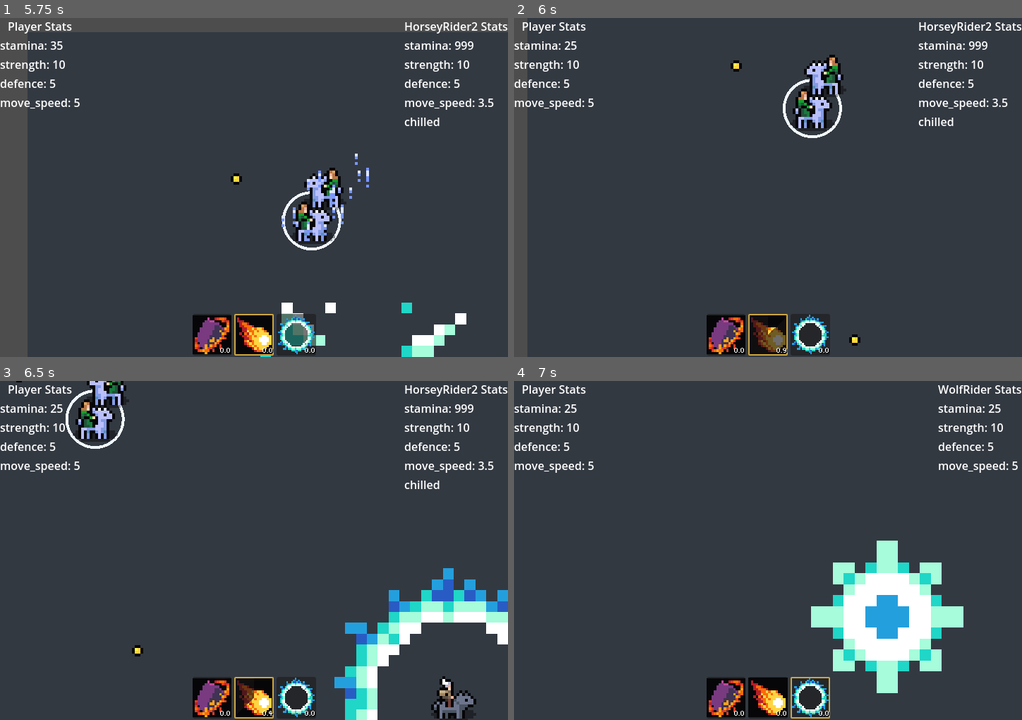
Above: before the commit, frames 1-4 (two rows, left to right).
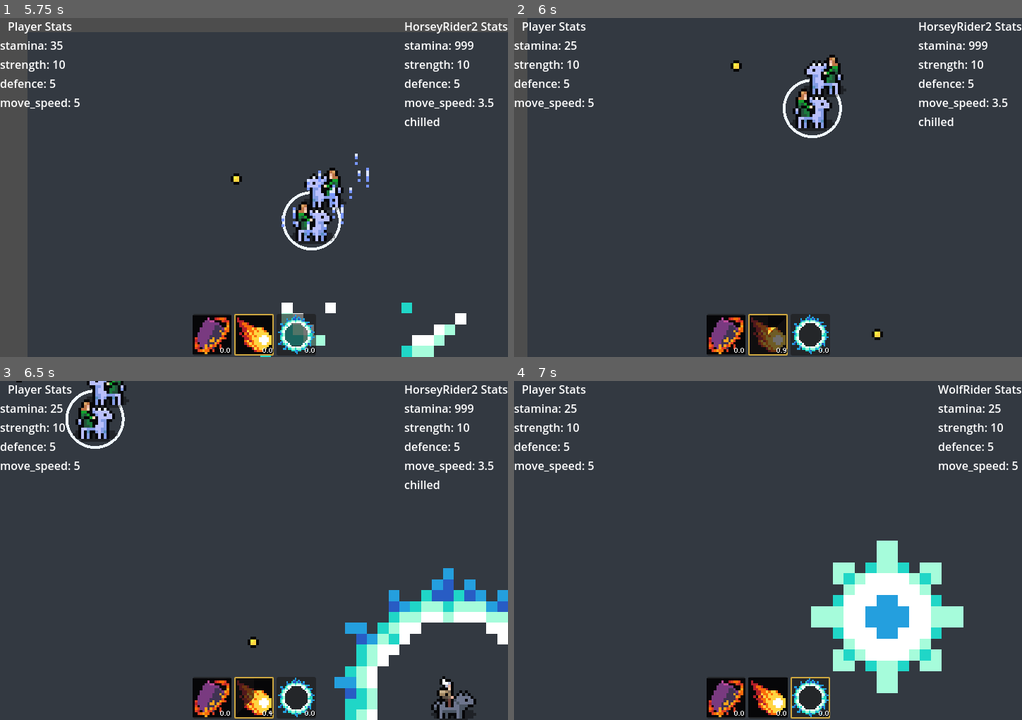
Above: after the commit, the same moments.

Repository: Snayff/not_quite_paradise4
Game: Godot game, scene res://world.tscn
Same seed, same stepped clock (60 frames per second), same inputs: the game is played once before the commit and once after it. The engine's default icon, where the game draws it, is replaced by a stand-in: a white triangle on a blue panel in a dark square.
Inputs:
- Up to frame 1 (5.75 s): hold D (move_right) 0.53-1.28 s; tap Tab (next_active) every 1.5 s from 0.6 to 5.1 s; hold S (move_down) 1.28-2.03 s; tap Space (use_active) at 1.35, 2.85, 4.35 s; hold D (move_right) 2.03-2.78 s; hold W (move_up) 2.78-3.53 s; hold A (move_left) 3.53-5.03 s; hold S (move_down) from 5.03 s (still down)
- Up to frame 2 (6 s): release S (move_down) at 5.78 s; hold D (move_right) from 5.78 s (still down); tap Space (use_active) at 5.85 s
- Up to frame 3 (6.5 s): keep holding D (move_right)
- Up to frame 4 (7 s): release D (move_right) at 6.53 s; hold W (move_up) from 6.53 s (still down); tap Tab (next_active) at 6.6 s

Frame 1 is identical in both runs. In frame 2, 0.1% of the frame differs, in the area x 65-73%, y 91-97%; in frame 3, 0.1%; in frame 4, nothing differs.

Commit message:
fixed projectile_throwable, physics_movement_component
projectile_throwable casts correctly
physics_movement_component can move bodies beyond just player

Diff:
--- a/scenes/abcs/abc_projectile.gd
+++ b/scenes/abcs/abc_projectile.gd
@@ -60,7 +60,6 @@
 	_has_run_ready = true
 
 func setup(data: DataProjectile) -> void:
-	print("proj setup")
 	if not _has_run_ready:
 		push_error("ABCProjectile: setup() called before _ready. ")
 
@@ -151,6 +150,7 @@
 ## updates all collisions to reflect current target, team etc.
 func _update_collisions() -> void:
 	Utility.update_body_collisions(self, _team, _valid_hit_option, _target_actor)
+	# TODO: need to remove self from layer, so dont collide with other bodies in same team
 	Utility.update_hitbox_hurtbox_collision(_hitbox, _team, _valid_hit_option, _target_actor)
 
 	#endregion
--- a/scenes/abcs/abc_projectile.tscn
+++ b/scenes/abcs/abc_projectile.tscn
@@ -10,6 +10,7 @@
 resource_local_to_scene = true
 
 [node name="Projectile" type="RigidBody2D"]
+can_sleep = false
 script = ExtResource("1_bxxyy")
 
 [node name="CollisionShape2D" type="CollisionShape2D" parent="."]
--- a/scenes/abcs/combat_actor.tscn
+++ b/scenes/abcs/combat_actor.tscn
@@ -134,9 +134,10 @@
 _root = NodePath("..")
 _font = ExtResource("10_nqnyt")
 
-[node name="PhysicsMovement" type="Node" parent="." node_paths=PackedStringArray("_main_sprite")]
+[node name="PhysicsMovement" type="Node" parent="." node_paths=PackedStringArray("_root", "_main_sprite")]
 unique_name_in_owner = true
 script = ExtResource("12_73flk")
+_root = NodePath("..")
 _main_sprite = NodePath("../AnimatedSprite2D")
 
 [node name="StatsContainer" type="Node" parent="."]
--- a/scenes/templates/projectile_throwable.gd
+++ b/scenes/templates/projectile_throwable.gd
@@ -31,9 +31,11 @@
 
 #region VARS
 ## the amount of stamina we can drain before expiry
-var travel_range: float
+var _travel_range: float
 ## how fast we travel
-var move_speed: float
+var _move_speed: float
+## whether we track targets movement and follow, or not
+var _is_homing: bool
 
 #endregion
 
@@ -49,12 +51,14 @@
 func setup(data: DataProjectile) -> void:
 	assert(
 		data.travel_range is float,
-		"ProjectileThrowable: `travel_range` is missing."
+		"ProjectileThrowable: `_travel_range` is missing."
 	)
 
 	super.setup(data)
 
 	_set_travel_range(data.travel_range)
+	_move_speed = data.move_speed
+	_is_homing = data.is_homing
 
 func activate() -> void:
 	assert(
@@ -66,6 +70,10 @@
 	_set_collision_disabled(false)
 	_set_hitbox_disabled(false)
 	_sprite.play()
+
+func _integrate_forces(state: PhysicsDirectBodyState2D) -> void:
+	assert(_movement_component is PhysicsMovementComponent)
+	_movement_component.calc_movement(state)
 
 func _on_hit(hurtbox: HurtboxComponent) -> void:
 	if !Utility.target_is_valid(_valid_hit_option, _hitbox.originator, hurtbox.root, _target_actor):
@@ -94,7 +102,9 @@
 	@warning_ignore("narrowing_conversion")  # happy with reduced precision
 	_supply_container.get_supply(Constants.SUPPLY_TYPE.stamina).max_value = travel_range_
 
-
+func set_target_actor(actor: CombatActor) -> void:
+	super.set_target_actor(actor)
+	_movement_component.set_target_actor(actor, _is_homing)
 
 
 #endregion
--- a/scenes/templates/projectile_throwable.tscn
+++ b/scenes/templates/projectile_throwable.tscn
@@ -47,5 +47,7 @@
 _supply_type = 1
 _destroy_effect_spawner = NodePath("../OnDeathEffectSpawner")
 
-[node name="PhysicsMovementComponent" type="Node" parent="." index="7"]
+[node name="PhysicsMovementComponent" type="Node" parent="." index="7" node_paths=PackedStringArray("_root", "_main_sprite")]
 script = ExtResource("7_v8jiw")
+_root = NodePath("..")
+_main_sprite = NodePath("../AnimatedSprite2D")
--- a/scripts/components/functionals/physics_movement.gd
+++ b/scripts/components/functionals/physics_movement.gd
@@ -3,14 +3,15 @@
 class_name PhysicsMovementComponent
 extends Node
 
-# TODO: move these to a stat sheet component
+# TODO: move these to a stat sheet, as they vary by actor
 const WALK_ACCEL = 1000.0
 const WALK_DEACCEL = 1000.0
 const WALK_MAX_VELOCITY = 200.0
+const MOVE_SPEED = 10.0
 
 
 #region SIGNALS
-signal velocity_calculated(velocity: Vector2)
+
 #endregion
 
 
@@ -21,36 +22,55 @@
 
 #region EXPORTS
 @export_group("Component Links")
-@export var _main_sprite: Node2D  ## the sprite we're going to flip the facing of, based on direction
+@export var _root: PhysicsBody2D
+## the sprite we're going to flip the facing of, based on direction
+@export var _main_sprite: Node2D
 @export_group("Details")
 @export var is_attached_to_player: bool = false
 #endregion
 
 
 #region VARS
-var _facing_left: bool = false
+var _is_facing_left: bool = false
+var _target_actor: CombatActor
+var _current_target_pos: Vector2 = Vector2.ZERO
+var _is_following_target_actor: bool = false
 #endregion
 
 
 #region FUNCS
 func calc_movement(state: PhysicsDirectBodyState2D) -> void:
-	var velocity := state.get_linear_velocity()
-	var step := state.get_step()
+	var velocity: Vector2 = state.get_linear_velocity()
+	var step: float = state.get_step()
 
-	# Get player input.
+	# get player input.
 	if is_attached_to_player:
 		velocity = _apply_input_movement_velocity(velocity, step)
 
-	# FIXME: this  is calling input twice and only works for player. dumb.
-	_amend_facing(velocity, Input.is_action_pressed(&"move_left"), Input.is_action_pressed(&"move_right"))
+	# calc direction to target
+	elif _target_actor is CombatActor or _current_target_pos != Vector2.ZERO:
 
-	# Finally, apply gravity and set back the linear velocity.
+		# get or update target position
+		if _is_following_target_actor or _current_target_pos == Vector2.ZERO:
+			_current_target_pos = _target_actor.global_position
+
+		# update velocity
+		var movement: Vector2 = _root.global_position.direction_to(
+			_target_actor.global_position
+			) * MOVE_SPEED
+		velocity = _root.global_position.lerp(_root.global_position + movement, step * WALK_ACCEL)
+
+	# TODO: only amend facing if we intend to move in a direction. e.g. dont face direction
+	#	because knocked back in that direction.
+	_amend_facing(velocity, velocity.x < 0, velocity.x > 0)
+
+	# apply gravity and set back the linear velocity.
 	velocity += state.get_total_gravity() * step
 	state.set_linear_velocity(velocity)
 
-	# FIXME: this is a lot of overhead for every frame
-	velocity_calculated.emit(velocity)
-
+func set_target_actor(actor: CombatActor, is_following: bool) -> void:
+	_target_actor = actor
+	_is_following_target_actor = is_following
 
 ## amends given velocity by input and returns amended velocity
 func _apply_input_movement_velocity(velocity: Vector2, delta: float) -> Vector2:
@@ -91,7 +111,7 @@
 
 ## amend the attached sprites facing based on movement and velocity
 func _amend_facing(velocity: Vector2, move_left: bool, move_right: bool) -> void:
-	var new_facing_left := _facing_left
+	var new_facing_left := _is_facing_left
 
 	# Check facing
 	if velocity.x < 0 and move_left:
@@ -100,7 +120,7 @@
 		new_facing_left = false
 
 	# Update facings
-	if new_facing_left != _facing_left:
+	if new_facing_left != _is_facing_left:
 		if new_facing_left:
 			# some nodes just need the x axis flipping
 			_main_sprite.scale.x = -1
@@ -114,7 +134,7 @@
 			if _main_sprite.position.x != 0:
 				_main_sprite.position.x = _main_sprite.position.x * -1
 
-	_facing_left = new_facing_left
+	_is_facing_left = new_facing_left
 
 
 
--- a/scripts/dataclasses/data_projectile.gd
+++ b/scripts/dataclasses/data_projectile.gd
@@ -22,6 +22,8 @@
 @export var travel_range: float
 ## how fast we travel
 var move_speed: float
+## whether we track targets movement and follow, or not
+var is_homing: bool
 #endregion
 
 
@@ -50,11 +52,13 @@
 ## definition of the [ProjectileThrowable] subclass
 func define_throwable(
 	travel_range_: float,
-	move_speed_: float
+	move_speed_: float,
+	is_homing_: bool,
 	) -> void:
 
 	travel_range = travel_range_
 	move_speed = move_speed_
+	is_homing = is_homing_
 
 #endregion
 
--- a/scripts/singletons/factory.gd
+++ b/scripts/singletons/factory.gd
@@ -31,7 +31,8 @@
 			# finish setting up data class
 			data_class.define_throwable(
 				dict_data["travel_range"],
-				dict_data["move_speed"]
+				dict_data["move_speed"],
+				dict_data["is_homing"]
 			)
 
 			# create and setup instance
--- a/scripts/singletons/library.gd
+++ b/scripts/singletons/library.gd
@@ -12,6 +12,7 @@
 			"max_bodies_can_hit": 1,
 			"travel_range": 100.0,
 			"move_speed": 50.0,
+			"is_homing": false
 		}
 	}
 }
